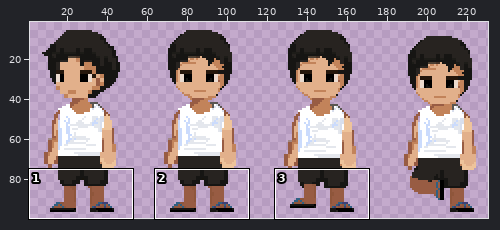
Two versions of one sprite sheet, assets/DRIBBLE.png. The first picture is a wide view before the edit; the outline marks the close-up.
Close-up. First the earlier version:
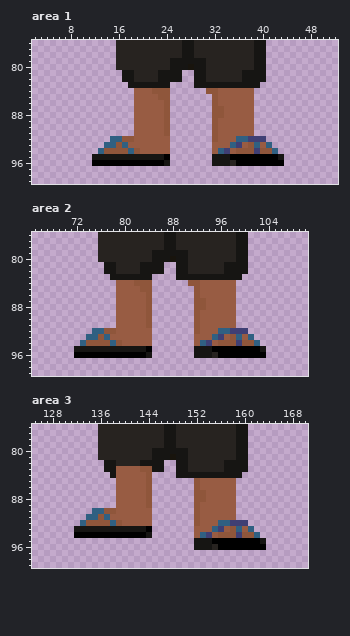
The file is 240x100 pixels. Colours within 5 levels of each other are drawn and written as one. Shown: area 1: x 2..52, y 76..99; area 2: x 65..110, y 76..99; area 3: x 125..170, y 76..99. The wide view leaves out empty margins. The commit also changed other parts of the picture, which this record leaves out.
The result:
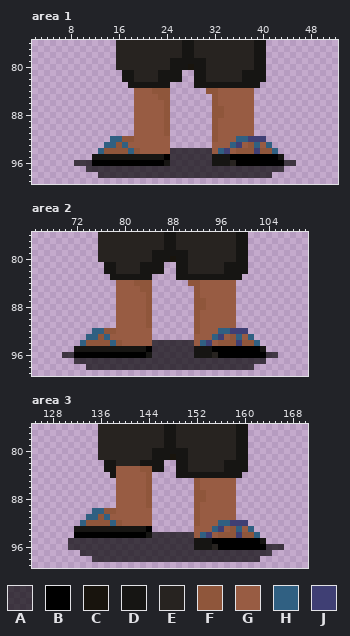
Palette (. is transparent): A #000000aa  B #000000  C #18140d  D #161513  E #272320  F #8f563b  G #985c43  H #306082  J #3f3f74
What changed:
--- area 1
@@ x 2..52 @@
  93 ............HHFHGGGGGGG.......GGGHJGFHGH...........
- 94 ...........HFFFFHFGGGGG.......GHJGFFFJFFH..........
- 95 ..........DDDDDDDDDDDDB.......DDDBBBBBBBBD.........
- 96 ..........BBBBBBBBBBBBD.......DDDEBBBBBBBB.........
- 97 ...................................................
- 98 ...................................................
+ 94 ...........HFFFFHFGGGGGAAAAAAAGHJGFFFJFFH..........
+ 95 ..........DDDDDDDDDDDDBAAAAAAADDDBBBBBBBBD.........
+ 96 .......AAABBBBBBBBBBBBDAAAAAAADDDEBBBBBBBBAA.......
+ 97 .........AAAAAAAAAAAAAAAAAAAAAAAAAAAAAAAAA.........
+ 98 ...........AAAAAAAAAAAAAAAAAAAAAAAAAAAAA...........
  99 ...................................................
--- area 2
@@ x 65..110 @@
  93 .........HHFHGGGGGGG.......GGGHJGFHGH.........
- 94 ........HFFFFHFGGGGG.......GHJGFFFJFFH........
- 95 .......DDDDDDDDDDDDB.......DDDBBBBBBBBD.......
- 96 .......BBBBBBBBBBBBD.......DDDEBBBBBBBB.......
- 97 ..............................................
- 98 ..............................................
+ 94 ........HFFFFHFGGGGGAAAAAAAGHJGFFFJFFH........
+ 95 .......DDDDDDDDDDDDBAAAAAAADDDBBBBBBBBD.......
+ 96 .....AABBBBBBBBBBBBDAAAAAAADDDEBBBBBBBBAA.....
+ 97 .......AAAAAAAAAAAAAAAAAAAAAAAAAAAAAAAA.......
+ 98 .........AAAAAAAAAAAAAAAAAAAAAAAAAAAA.........
  99 ..............................................
--- area 3
@@ x 125..170 @@
  93 .......DDDDDDDDDDDDB.......GGGHJGFHGH.........
- 94 .......BBBBBBBBBBBBD.......GHJGFFFJFFH........
- 95 ...........................DDDBBBBBBBBD.......
- 96 ...........................DDDEBBBBBBBB.......
- 97 ..............................................
- 98 ..............................................
+ 94 .......BBBBBBBBBBBBDAAAAAAAGHJGFFFJFFH........
+ 95 ......AAAAAAAAAAAAAAAAAAAAADDDBBBBBBBBD.......
+ 96 ......AAAAAAAAAAAAAAAAAAAAADDDEBBBBBBBBAAA....
+ 97 ........AAAAAAAAAAAAAAAAAAAAAAAAAAAAAAAA......
+ 98 ..........AAAAAAAAAAAAAAAAAAAAAAAAAAAA........
  99 ..............................................
Pixel boxes of the changes (left, top, right, bottom) in both close-ups:
added: (74, 148, 296, 178)
added: (62, 340, 278, 370)
added: (68, 532, 284, 562)
